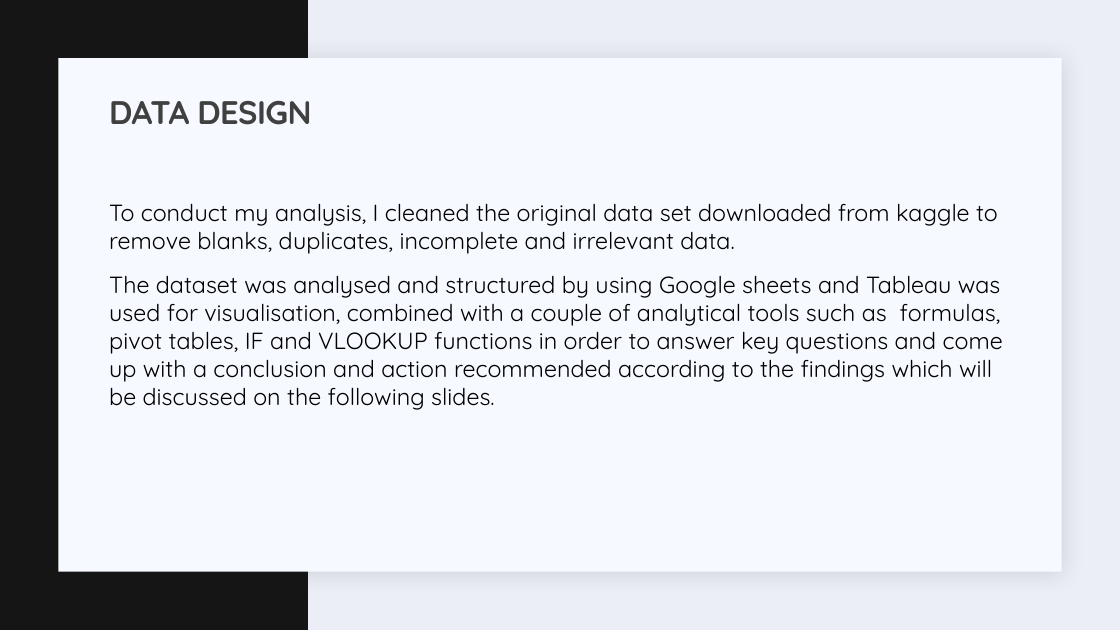
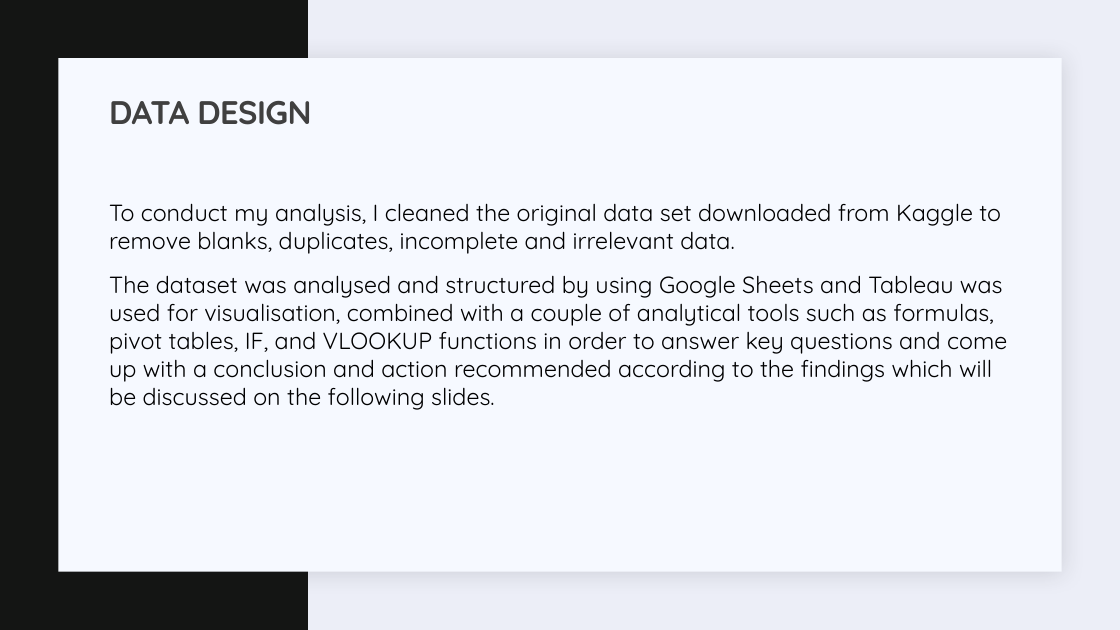
Before and after one commit to JEDDTT/Software-Projects, a slide deck: slide 29 of Data Analysis/DATA SCIENTIST SALARY.pptx (slide 27 before the commit). Drawn at 1120x630 pixels with LibreOffice and Linux fonts; fonts in the diff are those of the drawing. Boxes give left, top, right and bottom in pixels: in the first picture for what was removed or moved away, otherwise in the second. Text is boxed around its words. In the diff, an @@ line names an element or a change of style, - is before the commit and + after.

```diff
--- a/Data Analysis/DATA SCIENTIST SALARY.pptx
+++ b/Data Analysis/DATA SCIENTIST SALARY.pptx
@@ text at (x1=109, y1=203, x2=1007, y2=410): text changed @@
-  To conduct my analysis, I cleaned the original data set downloaded from kaggle to remove blanks, duplicates, incomplete and irrelevant data.
-  The dataset was analysed and structured by using Google sheets and Tableau was used for visualisation, combined with a couple of analytical tools such as formulas, pivot tables, IF and VLOOKUP functions in order to answer key questions and come up with a conclusion and action recommended according to the findings which will be discussed on the following slides.
+  To conduct my analysis, I cleaned the original data set downloaded from Kaggle to remove blanks, duplicates, incomplete and irrelevant data.
+  The dataset was analysed and structured by using Google Sheets and Tableau was used for visualisation, combined with a couple of analytical tools such as formulas, pivot tables, IF, and VLOOKUP functions in order to answer key questions and come up with a conclusion and action recommended according to the findings which will be discussed on the following slides.
```
Also in this commit, not shown: 23 other slides changed, 5 slides added, 13 other files.
